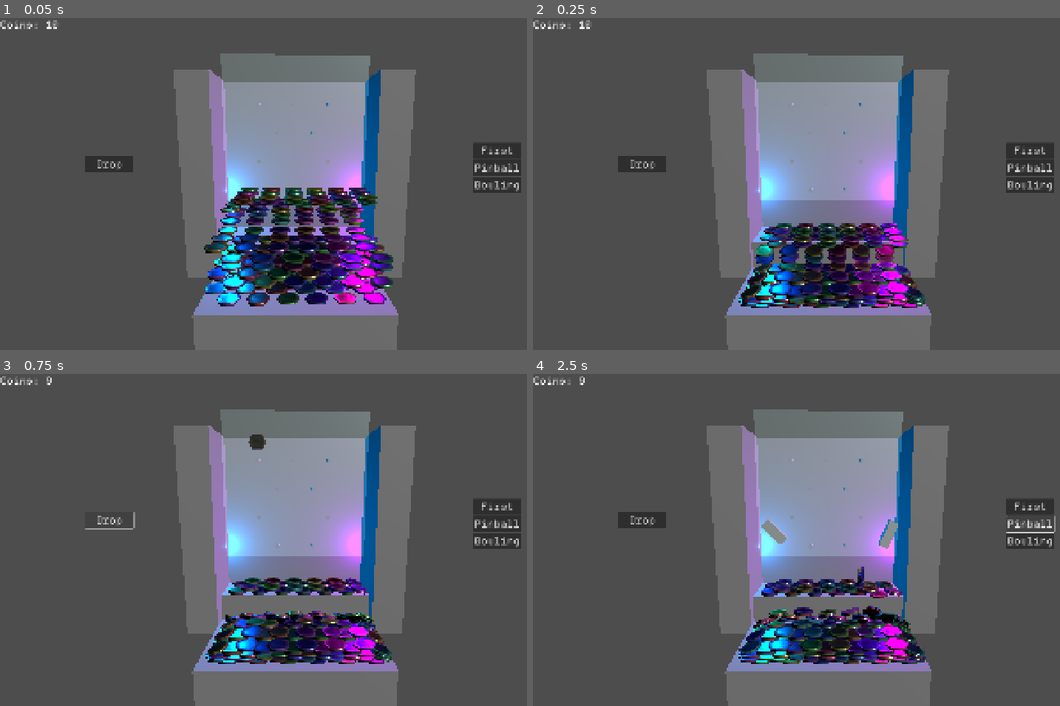
Above: before the commit, frames 1-4 (two rows, left to right).
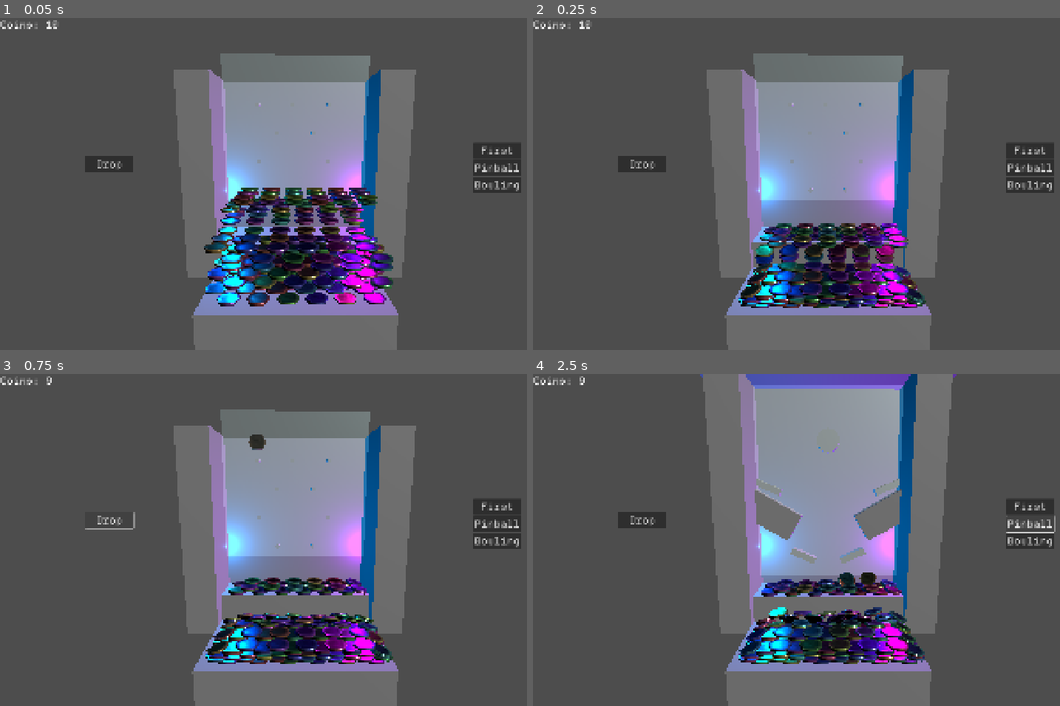
Above: after the commit, the same moments.

Repository: Samiser/coin-pusher
Game: Godot game, scene res://main.tscn
Same seed, same stepped clock (60 frames per second), same inputs: the game is played once before the commit and once after it. The engine's default icon, where the game draws it, is replaced by a stand-in: a white triangle on a blue panel in a dark square.
Inputs:
- Up to frame 1 (0.05 s): no input
- Up to frame 2 (0.25 s): no input
- Up to frame 3 (0.75 s): click "Drop" at 0.5 s
- Up to frame 4 (2.5 s): click "First" at 1.25 s; click "Pinball" at 2 s

Frame 1 is identical in both runs. In frame 2, 0.7% of the frame differs, in the area x 39-75%, y 70-87%; in frame 3, 1.2%; in frame 4, 14%, in the area x 31-81%, y 0-88%.

Commit message:
added more pinball stuff

Diff:
--- a/Objects/Coin/coin.tscn
+++ b/Objects/Coin/coin.tscn
@@ -76,6 +76,7 @@
 [node name="Coin" type="RigidBody3D" groups=["coin"]]
 mass = 0.01
 physics_material_override = SubResource("PhysicsMaterial_d5gmh")
+continuous_cd = true
 script = ExtResource("1_6bv11")
 
 [node name="CollisionShape3D" type="CollisionShape3D" parent="."]
--- /dev/null
+++ b/Objects/MachineComponents/Bumper/Bumper.tscn
@@ -0,0 +1,28 @@
+[gd_scene load_steps=5 format=3 uid="uid://coe0tehdfyiny"]
+
+[ext_resource type="Script" uid="uid://ciekyja42rhik" path="res://Objects/MachineComponents/Bumper/bumper.gd" id="1_4r7mt"]
+
+[sub_resource type="PhysicsMaterial" id="PhysicsMaterial_pg04f"]
+friction = 0.0
+bounce = 1.0
+
+[sub_resource type="CylinderShape3D" id="CylinderShape3D_4r7mt"]
+height = 0.0683594
+radius = 0.0864258
+
+[sub_resource type="CylinderMesh" id="CylinderMesh_vxtij"]
+
+[node name="Bumper" type="Node3D"]
+script = ExtResource("1_4r7mt")
+
+[node name="StaticBody3D" type="StaticBody3D" parent="."]
+transform = Transform3D(1, 0, 0, 0, -4.37114e-08, -1, 0, 1, -4.37114e-08, 0, 0, 0)
+physics_material_override = SubResource("PhysicsMaterial_pg04f")
+
+[node name="CollisionShape3D" type="CollisionShape3D" parent="StaticBody3D"]
+shape = SubResource("CylinderShape3D_4r7mt")
+
+[node name="MeshInstance3D" type="MeshInstance3D" parent="StaticBody3D/CollisionShape3D"]
+transform = Transform3D(0.156839, 0, 0, 0, 0.0276153, 0, 0, 0, 0.156839, 0, 0, 0)
+mesh = SubResource("CylinderMesh_vxtij")
+skeleton = NodePath("../..")
--- /dev/null
+++ b/Objects/MachineComponents/Bumper/bumper.gd
@@ -0,0 +1,3 @@
+extends Node3D
+
+@onready var collision_shape := $StaticBody3D/CollisionShape3D
--- a/Objects/Machines/PinballMachine/Flipper/Flipper.tscn
+++ b/Objects/Machines/PinballMachine/Flipper/Flipper.tscn
@@ -3,10 +3,9 @@
 [ext_resource type="Script" uid="uid://bbmff7ajsrcl0" path="res://Objects/Machines/PinballMachine/Flipper/flipper.gd" id="1_m8m2f"]
 
 [sub_resource type="PhysicsMaterial" id="PhysicsMaterial_m8m2f"]
-friction = 0.5
 
 [sub_resource type="BoxShape3D" id="BoxShape3D_ls7b3"]
-size = Vector3(0.213501, 0.0812989, 0.0955201)
+size = Vector3(0.198242, 0.0535889, 0.0800781)
 
 [sub_resource type="BoxMesh" id="BoxMesh_lbvxh"]
 
@@ -14,13 +13,13 @@
 script = ExtResource("1_m8m2f")
 
 [node name="AnimatedRigidBody3D" type="AnimatableBody3D" parent="."]
-transform = Transform3D(0.707107, -0.707107, 0, 0.707107, 0.707107, 0, 0, 0, 1, 0, 0, 0)
+transform = Transform3D(0.913546, -0.406737, 0, 0.406737, 0.913546, 0, 0, 0, 1, 0, 0, 0)
 physics_material_override = SubResource("PhysicsMaterial_m8m2f")
 
 [node name="CollisionShape3D" type="CollisionShape3D" parent="AnimatedRigidBody3D"]
-transform = Transform3D(1, 0, 0, 0, 1, 0, 0, 0, 1, -0.0832242, -0.00136422, 0)
+transform = Transform3D(1, -1.78814e-07, 0, 1.78814e-07, 1, 0, 0, 0, 1, -0.0832242, 0.0117583, 0)
 shape = SubResource("BoxShape3D_ls7b3")
 
 [node name="MeshInstance3D" type="MeshInstance3D" parent="AnimatedRigidBody3D/CollisionShape3D"]
-transform = Transform3D(0.2, 0, 0, 0, 0.069, 0, 0, 0, 0.079, 0, 0, 0)
+transform = Transform3D(0.185, 0, 0, 0, 0.046, 0, 0, 0, 0.0708655, 0, 0, 0)
 mesh = SubResource("BoxMesh_lbvxh")
--- a/Objects/Machines/PinballMachine/Flipper/flipper.gd
+++ b/Objects/Machines/PinballMachine/Flipper/flipper.gd
@@ -3,16 +3,22 @@
 @onready var flipper_body := $AnimatedRigidBody3D
 var flip_speed := 24
 var flipping := false
+var tween : Tween
+
+func _flip() -> void:
+	flipping = true
+
+	if(tween):
+		tween.kill()
+
+	tween = get_tree().create_tween()
+	tween.tween_property(flipper_body, "rotation_degrees:z", -32, 0.2).set_trans(Tween.TRANS_ELASTIC)
+	tween.tween_property(flipper_body, "rotation_degrees:z", 24, 0.2).set_trans(Tween.TRANS_SPRING)
+	#tween.tween_callback(flipper_body.queue_free)
+
+	flipping = false
 
 # might want to use a tween for this https://docs.godotengine.org/en/stable/classes/class_tween.html
 func _process(delta: float) -> void:
 	if Input.is_action_just_pressed("flip") && !flipping:
-		flipping = true;
-
-	if flipping:
-		flipper_body.rotate_z(-flip_speed * delta)
-		if(flipper_body.rotation_degrees.z < -20):
-			flipping = false
-	else:
-		if(flipper_body.rotation_degrees.z < 45):
-			flipper_body.rotate_z(flip_speed * delta)
+		_flip()
--- a/Objects/Machines/PinballMachine/pinball_machine.tscn
+++ b/Objects/Machines/PinballMachine/pinball_machine.tscn
@@ -1,7 +1,8 @@
-[gd_scene load_steps=10 format=3 uid="uid://kwcahwmh7157"]
+[gd_scene load_steps=11 format=3 uid="uid://kwcahwmh7157"]
 
 [ext_resource type="Script" uid="uid://c46ot4njlyqe7" path="res://Objects/Machines/FirstMachine/first_machine.gd" id="1_maapw"]
 [ext_resource type="PackedScene" uid="uid://bwe0g5bx1v4lm" path="res://Objects/MachineComponents/Pusher/pusher.tscn" id="2_4h3ch"]
+[ext_resource type="PackedScene" uid="uid://coe0tehdfyiny" path="res://Objects/MachineComponents/Bumper/Bumper.tscn" id="3_273o6"]
 [ext_resource type="PackedScene" uid="uid://dwdc85om4xhvs" path="res://Objects/Coin/coin.tscn" id="3_g65rm"]
 [ext_resource type="PackedScene" uid="uid://i72rao7q5t74" path="res://Objects/Machines/PinballMachine/Flipper/Flipper.tscn" id="4_ptllu"]
 
@@ -19,10 +20,10 @@
 
 [sub_resource type="BoxMesh" id="BoxMesh_q015e"]
 material = SubResource("StandardMaterial3D_6a4ke")
-size = Vector3(1, 1, 0.04)
-
-[sub_resource type="ConvexPolygonShape3D" id="ConvexPolygonShape3D_13m1l"]
-points = PackedVector3Array(0.5, 0.5, 0.02, 0.5, 0.5, -0.02, -0.5, 0.5, 0.02, 0.5, -0.5, 0.02, 0.5, -0.5, -0.02, -0.5, 0.5, -0.02, -0.5, -0.5, 0.02, -0.5, -0.5, -0.02)
+size = Vector3(1, 1.305, 0.04)
+
+[sub_resource type="ConvexPolygonShape3D" id="ConvexPolygonShape3D_273o6"]
+points = PackedVector3Array(-0.5, -0.6525, -0.02, -0.5, -0.6525, 0.02, -0.5, 0.6525, -0.02, 0.5, -0.6525, -0.02, 0.5, -0.6525, 0.02, -0.5, 0.6525, 0.02, 0.5, 0.6525, -0.02, 0.5, 0.6525, 0.02)
 
 [sub_resource type="BoxShape3D" id="BoxShape3D_dkuib"]
 size = Vector3(1, 0.333496, 1.10004)
@@ -30,100 +31,63 @@
 [node name="PinballMachine" type="Node3D"]
 script = ExtResource("1_maapw")
 
+[node name="Bumper" parent="." instance=ExtResource("3_273o6")]
+transform = Transform3D(1, 0, 0, 0, 1, 0, 0, 0, 1, 0, 1.05183, -0.405884)
+
 [node name="CSGCombiner3D" type="CSGCombiner3D" parent="."]
 use_collision = true
-
-[node name="Pegs" type="CSGCombiner3D" parent="CSGCombiner3D"]
-transform = Transform3D(1, 0, 0, 0, 1, 0, 0, 0, 1, 0, 0.574642, -0.529717)
-
-[node name="CSGCylinder3D2" type="CSGCylinder3D" parent="CSGCombiner3D/Pegs"]
-transform = Transform3D(1.38912, 0, 0, 0, -4.37114e-08, -1.42532, 0, 1, -6.23029e-08, 0.238997, -0.0627999, 0.064288)
-radius = 0.0112305
-height = 0.145218
-
-[node name="CSGCylinder3D3" type="CSGCylinder3D" parent="CSGCombiner3D/Pegs"]
-transform = Transform3D(1.38912, 0, 0, 0, -4.37114e-08, -1.42532, 0, 1, -6.23029e-08, -0.263536, -0.0627999, 0.064288)
-radius = 0.0112305
-height = 0.145218
-
-[node name="CSGCylinder3D9" type="CSGCylinder3D" parent="CSGCombiner3D/Pegs"]
-transform = Transform3D(1.38912, 0, 0, 0, -4.37114e-08, -1.42532, 0, 1, -6.23029e-08, -0.0180183, 0.34202, 0.064288)
-radius = 0.0112305
-height = 0.145218
-
-[node name="CSGCylinder3D14" type="CSGCylinder3D" parent="CSGCombiner3D/Pegs"]
-transform = Transform3D(1.38912, 0, 0, 0, -4.37114e-08, -1.42532, 0, 1, -6.23029e-08, 0.238997, 0.34202, 0.064288)
-radius = 0.0112305
-height = 0.145218
-
-[node name="CSGCylinder3D16" type="CSGCylinder3D" parent="CSGCombiner3D/Pegs"]
-transform = Transform3D(1.38912, 0, 0, 0, -4.37114e-08, -1.42532, 0, 1, -6.23029e-08, -0.263536, 0.34202, 0.064288)
-radius = 0.0112305
-height = 0.145218
-
-[node name="CSGCylinder3D6" type="CSGCylinder3D" parent="CSGCombiner3D/Pegs"]
-transform = Transform3D(1.38912, 0, 0, 0, -4.37114e-08, -1.42532, 0, 1, -6.23029e-08, -0.128957, 0.146045, 0.064288)
-radius = 0.0112305
-height = 0.145218
-
-[node name="CSGCylinder3D7" type="CSGCylinder3D" parent="CSGCombiner3D/Pegs"]
-transform = Transform3D(1.38912, 0, 0, 0, -4.37114e-08, -1.42532, 0, 1, -6.23029e-08, 0.128059, 0.146045, 0.064288)
-radius = 0.0112305
-height = 0.145218
-
-[node name="CSGCylinder3D11" type="CSGCylinder3D" parent="CSGCombiner3D/Pegs"]
-transform = Transform3D(1.38912, 0, 0, 0, -4.37114e-08, -1.42532, 0, 1, -6.23029e-08, -0.128957, -0.272216, 0.064288)
-radius = 0.0112305
-height = 0.145218
-
-[node name="CSGCylinder3D12" type="CSGCylinder3D" parent="CSGCombiner3D/Pegs"]
-transform = Transform3D(1.38912, 0, 0, 0, -4.37114e-08, -1.42532, 0, 1, -6.23029e-08, 0.128059, -0.272216, 0.064288)
-radius = 0.0112305
-height = 0.145218
 
 [node name="CSGBox3D3" type="CSGBox3D" parent="CSGCombiner3D"]
 transform = Transform3D(1, 0, 0, 0, 1, 0, 0, 0, 1, 0, -0.261201, -0.111351)
 size = Vector3(1, 0.2, 1.03658)
 
 [node name="CSGBox3D2" type="CSGBox3D" parent="CSGCombiner3D"]
-transform = Transform3D(1, 0, 0, 0, 1, 0, 0, 0, 1, 0, 0.430797, -0.529717)
-size = Vector3(1, 1.29657, 0.2)
+transform = Transform3D(1, 0, 0, 0, 1, 0, 0, 0, 1, 0, 0.626613, -0.529717)
+size = Vector3(1, 1.6882, 0.2)
 
 [node name="CSGBox3D4" type="CSGBox3D" parent="CSGCombiner3D"]
-transform = Transform3D(-4.37114e-08, 0, 1, 0, 1, 0, -1, 0, -4.37114e-08, -0.600413, 0.430797, -0.561554)
-size = Vector3(1, 1.29657, 0.2)
+transform = Transform3D(-4.37114e-08, 0, 1, 0, 1, 0, -1, 0, -4.37114e-08, -0.600413, 0.611118, -0.561554)
+size = Vector3(1, 1.65721, 0.2)
+
+[node name="CSGBox3D6" type="CSGBox3D" parent="CSGCombiner3D"]
+transform = Transform3D(1.91069e-15, 1.20299, -4.37114e-08, 4.37114e-08, -5.25843e-08, -1, -1, 0, -4.37114e-08, 0.00232756, 1.49662, -0.442392)
+size = Vector3(1.23975, 1.29657, 0.2)
+
+[node name="CSGBox3D7" type="CSGBox3D" parent="CSGCombiner3D"]
+transform = Transform3D(1.49136e-08, 0.293227, -0.5, -5.45876e-09, -0.169294, -0.866025, -0.124882, 4.24177e-08, -2.18557e-08, -0.425347, 0.553941, -0.388925)
+size = Vector3(1.23975, 1.29657, 0.2)
+
+[node name="CSGBox3D8" type="CSGBox3D" parent="CSGCombiner3D"]
+transform = Transform3D(1.49136e-08, -0.293226, -0.5, 5.45876e-09, -0.169294, 0.866025, -0.124882, -4.24177e-08, -2.18557e-08, 0.425, 0.553568, -0.389335)
+size = Vector3(1.23975, 1.29657, 0.2)
 
 [node name="CSGBox3D5" type="CSGBox3D" parent="CSGCombiner3D"]
-transform = Transform3D(-4.37114e-08, 0, 1, 0, 1, 0, -1, 0, -4.37114e-08, 0.597836, 0.430797, -0.561554)
-size = Vector3(1, 1.29657, 0.2)
+transform = Transform3D(-4.37114e-08, 0, 1, 0, 1, 0, -1, 0, -4.37114e-08, 0.6, 0.604172, -0.562)
+size = Vector3(1, 1.64291, 0.2)
 
 [node name="Pusher" parent="." instance=ExtResource("2_4h3ch")]
 transform = Transform3D(1, 0, 0, 0, 1, 0, 0, 0, 1, 0, -0.090885, -0.563262)
 
 [node name="Glass" type="StaticBody3D" parent="."]
-transform = Transform3D(1, 0, 0, 0, 1, 0, 0, 0, 1, 0.00143635, 0, -3.1352e-05)
+transform = Transform3D(1, 0, 0, 0, 1, 0, 0, 0, 1, 0.00143635, 0.180219, -3.1352e-05)
 physics_material_override = SubResource("PhysicsMaterial_dkuib")
 
 [node name="MeshInstance3D" type="MeshInstance3D" parent="Glass"]
-transform = Transform3D(1, 0, 0, 0, 1, 0, 0, 0, 1, 0, 0.736411, -0.370608)
+transform = Transform3D(1, 0, 0, 0, 1, 0, 0, 0, 1, 0, 0.56453, -0.370608)
 mesh = SubResource("BoxMesh_q015e")
 
 [node name="CollisionShape3D" type="CollisionShape3D" parent="Glass"]
-transform = Transform3D(1, 0, 0, 0, 1, 0, 0, 0, 1, 0, 0.736411, -0.370608)
-shape = SubResource("ConvexPolygonShape3D_13m1l")
+transform = Transform3D(1, 0, 0, 0, 1, 0, 0, 0, 1, 0, 0.56453, -0.370608)
+shape = SubResource("ConvexPolygonShape3D_273o6")
 
 [node name="DropLocations" type="Node3D" parent="."]
 
 [node name="Left" type="Marker3D" parent="DropLocations"]
-transform = Transform3D(1, 0, 0, 0, 1, 0, 0, 0, 1, -0.265654, 1.2, -0.414995)
+transform = Transform3D(1, 0, 0, 0, 1, 0, 0, 0, 1, -0.265654, 1.35987, -0.414995)
 gizmo_extents = 0.1
 
-[node name="Middle" type="Marker3D" parent="DropLocations"]
-transform = Transform3D(1, 0, 0, 0, 1, 0, 0, 0, 1, 0, 1.2, -0.414995)
-gizmo_extents = 0.1
-
 [node name="Right" type="Marker3D" parent="DropLocations"]
-transform = Transform3D(1, 0, 0, 0, 1, 0, 0, 0, 1, 0.240022, 1.2, -0.414995)
+transform = Transform3D(1, 0, 0, 0, 1, 0, 0, 0, 1, 0.240022, 1.35987, -0.414995)
 gizmo_extents = 0.1
 
 [node name="CoinDetector" type="Area3D" parent="."]
@@ -744,7 +708,13 @@
 [node name="Flippers" type="Node3D" parent="."]
 
 [node name="Flipper" parent="Flippers" instance=ExtResource("4_ptllu")]
-transform = Transform3D(1, 0, 0, 0, 1, 0, 0, 0, 1, 0.471755, 0.471846, -0.402899)
+transform = Transform3D(1, 0, 0, 0, 1, 0, 0, 0, 1, 0.26, 0.258, -0.398)
 
 [node name="Flipper2" parent="Flippers" instance=ExtResource("4_ptllu")]
-transform = Transform3D(-1, 0, -1.19209e-07, 0, 1, 0, 1.19209e-07, 0, -1, -0.446702, 0.471846, -0.402899)
+transform = Transform3D(-1, 0, -1.19209e-07, 0, 1, 0, 1.19209e-07, 0, -1, -0.26, 0.258, -0.398)
+
+[node name="Flipper3" parent="Flippers" instance=ExtResource("4_ptllu")]
+transform = Transform3D(1, 0, 0, 0, 1, 0, 0, 0, 1, 0.502847, 0.754408, -0.398)
+
+[node name="Flipper4" parent="Flippers" instance=ExtResource("4_ptllu")]
+transform = Transform3D(-1, 0, -1.19209e-07, 0, 1, 0, 1.19209e-07, 0, -1, -0.503, 0.754, -0.398)
Not shown, added: Objects/MachineComponents/Bumper/bumper.gd.uid
